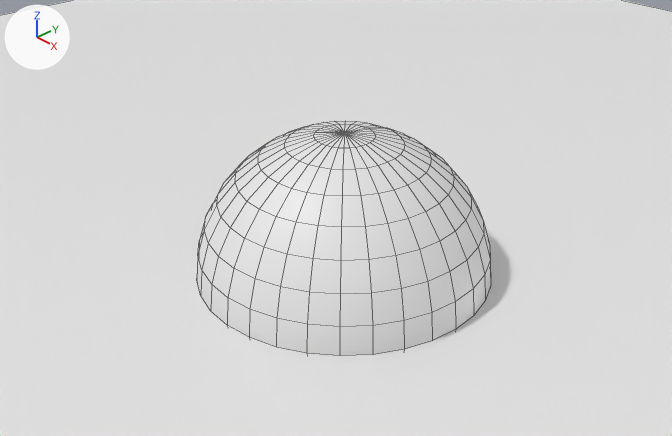
The Blender file asset_src/stage.blend: old version first, new version second.
Both versions are drawn from a 50 mm camera at (3.95, -3.78, 3.34) aimed at (-0.13, 0.05, 0.32). Lighting does not change. The marker at upper left points along +X, +Y and +Z. Mesh edges are drawn as thin lines.

The older version as bpy lines, for what is in view:
```python
me_plane = bpy.data.meshes.new('Plane')
me_plane.from_pydata([(-7.36, -7.36, 0.0), (7.36, -7.36, 0.0), (-7.36, 7.36, 0.0), (7.36, 7.36, 0.0)], [], [(0, 1, 3, 2)])
me_plane.materials.append(mat_material)  # white #e7e7e7
me_sphere = bpy.data.meshes.new('Sphere')
me_sphere.from_pydata(...)  # a UV sphere (32 segments, 16 rings, poles along z) spanning x -1.0..1.0, y -1.0..1.0, z -1.0..1.0
me_sphere.polygons.foreach_set('use_smooth', [True] * 512)
me_sphere.materials.append(mat_material)  # white #e7e7e7
ob_plane = bpy.data.objects.new('Plane', me_plane)
ob_plane.location = (0.0, 0.0, 0.0)
ob_sphere = bpy.data.objects.new('Sphere', me_sphere)
ob_sphere.location = (0.0, 0.0, 0.0)
```
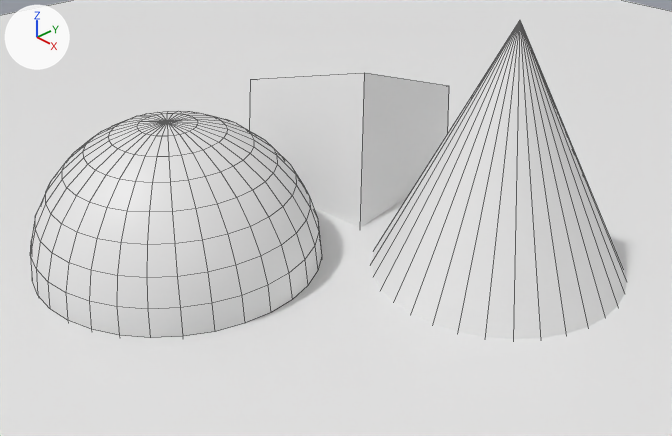
Boxes [x1, y1, x2, y2] around the edits, measured in the pictures (672 x 436 px):
'Sphere', moved
    before: [197, 121, 491, 356]
    after: [31, 111, 322, 338]
'Cone', added
    after: [371, 20, 626, 339]
'Cube', added
    after: [250, 72, 449, 228]

The change, as a list of edits to the scene's bpy script:
```text
Add me_cube:
    me_cube.from_pydata(...)  # a box spanning x -1.0..1.0, y -1.0..1.0, z -1.0..1.0
Add me_cone:
    me_cone.from_pydata(...)  # a 32-sided cone pointing to +z spanning x -1.0..1.0, y -1.0..1.0, z -1.0..1.0
Change ob_sphere:
    ob_sphere.location: (0.0, 0.0, 0.0) -> (-0.922, -0.714, 0.0)
Add ob_cube:
    ob_cube = bpy.data.objects.new('Cube', me_cube)
    ob_cube.location = (-1.083, 1.093, 0.159)
    ob_cube.rotation_euler = (-0.366, -0.255, 0.178)  # degrees (-21, -15, 10)
    ob_cube.scale = (0.579, 0.579, 0.579)
Add ob_cone:
    ob_cone = bpy.data.objects.new('Cone', me_cone)
    ob_cone.location = (0.696, 0.789, 0.724)
```
